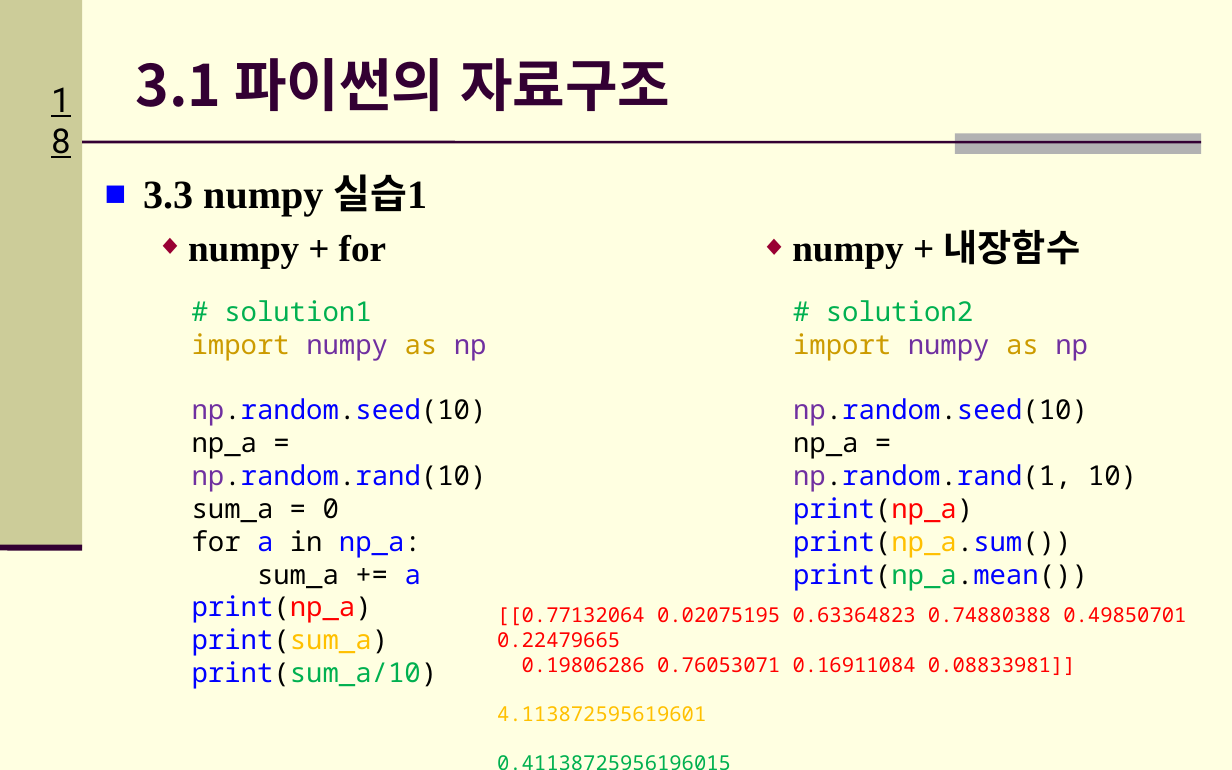
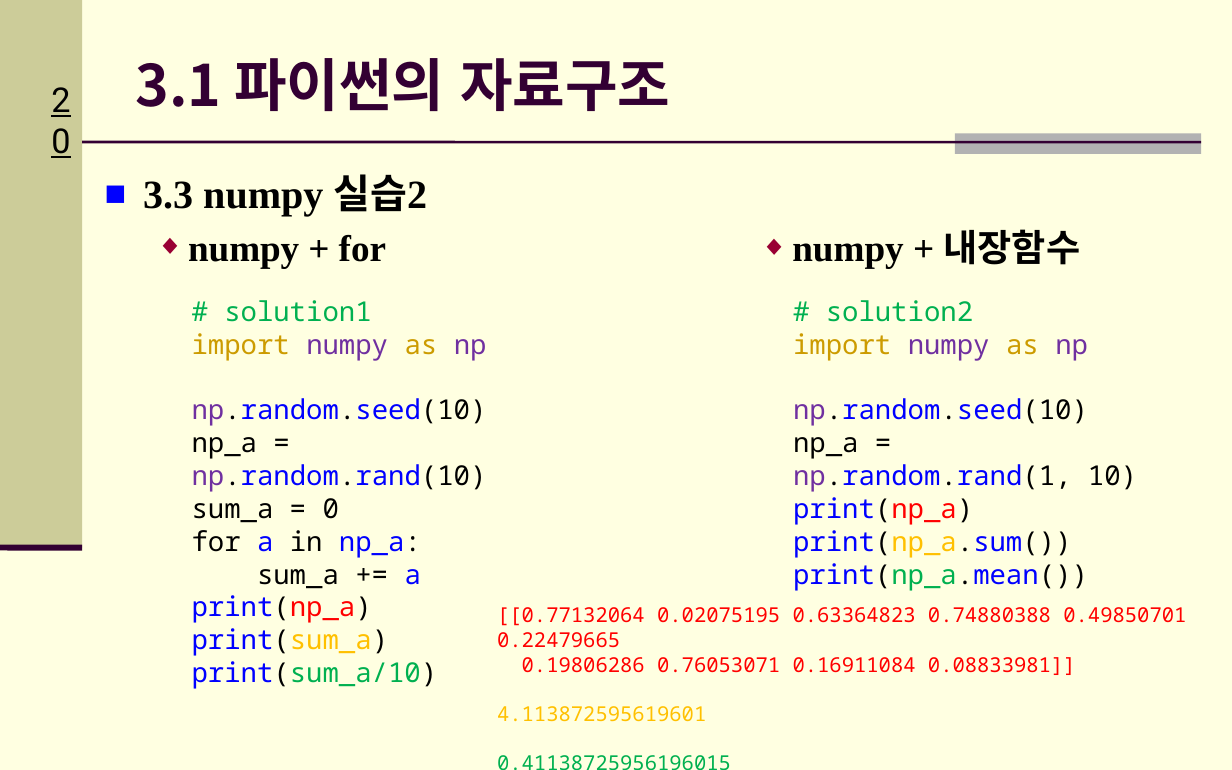
Before and after one commit to Hitbee-dev/OpenCV-Python, a slide deck: slide 20 of 2022-09-20/documents/CH_03_파이썬 기초_실습2.pptx (slide 18 before the commit). Drawn at 1232x770 pixels with LibreOffice and Linux fonts; fonts in the diff are those of the drawing; background and template pictures are left out. Boxes give left, top, right and bottom in pixels: in the first picture for what was removed or moved away, otherwise in the second. Text is boxed around its words. In the diff, an @@ line names an element or a change of style, - is before the commit and + after.

```diff
--- a/2022-09-20/documents/CH_03_파이썬 기초_실습2.pptx
+++ b/2022-09-20/documents/CH_03_파이썬 기초_실습2.pptx
@@ page number at (31,73,91,127): text changed @@
-18
+20
@@ text at (143,174,427,216): text changed @@
-■ 3.3 numpy 실습1
+■ 3.3 numpy 실습2
```
Also in this commit, not shown: 5 other slides changed, 2 slides added, 1 other file.
